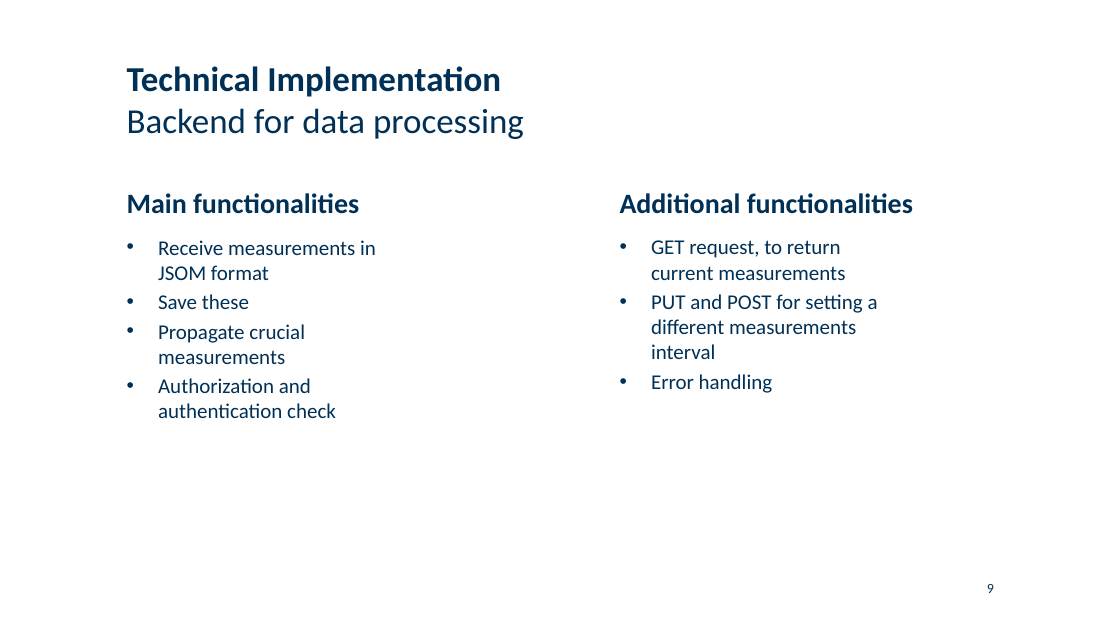
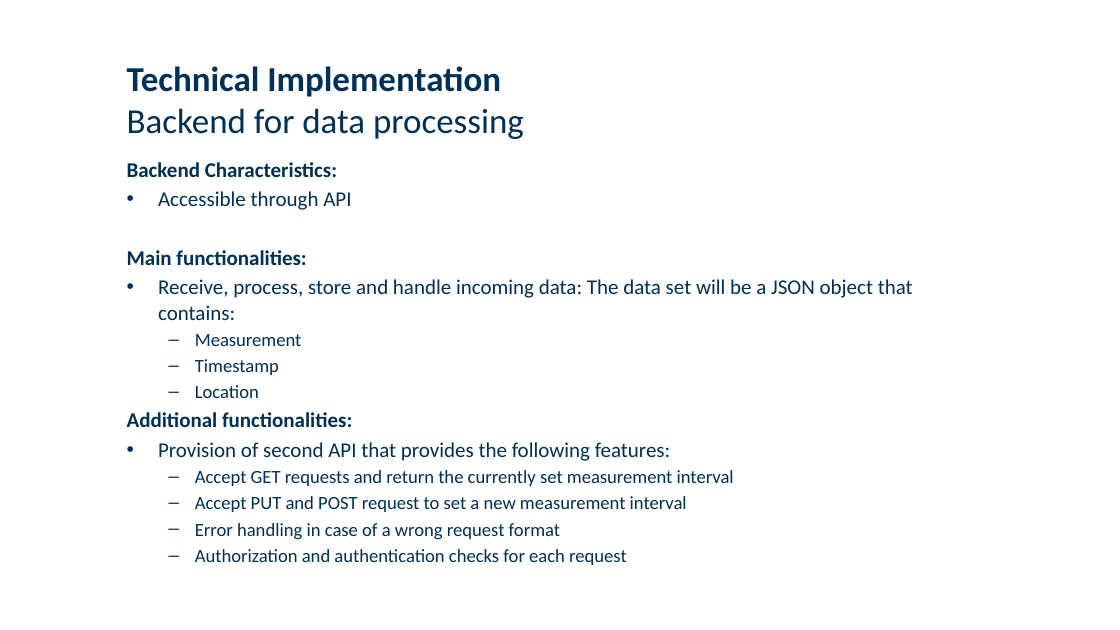
Before and after one commit to florian531996/PervasiveComputingAirAnalysisSensor, a slide deck: slide 9 of presentation/PervasiveAirQauality.pptx. Drawn at 1120x630 pixels with LibreOffice and Linux fonts; fonts in the diff are those of the drawing; background and template pictures are left out. Boxes give left, top, right and bottom in pixels: in the first picture for what was removed or moved away, otherwise in the second. Text is boxed around its words. In the diff, an @@ line names an element or a change of style, - is before the commit and + after.

```diff
--- a/presentation/PervasiveAirQauality.pptx
+++ b/presentation/PervasiveAirQauality.pptx
@@ text added at box(127, 162, 913, 565), 16 pt, text #003056 @@
+Backend Characteristics:
+• Accessible through API
+Main functionalities:
+• Receive, process, store and handle incoming data: The data set will be a JSON object that contains:
+  – Measurement
+  – Timestamp
+  – Location
+Additional functionalities:
+• Provision of second API that provides the following features:
+  – Accept GET requests and return the currently set measurement interval
+  – Accept PUT and POST request to set a new measurement interval
+  – Error handling in case of a wrong request format
+  – Authorization and authentication checks for each request
@@ text removed at box(127, 193, 359, 214) @@
-Main functionalities
@@ text removed at box(620, 193, 913, 214) @@
-Additional functionalities
@@ text removed at box(158, 240, 376, 418) @@
-• Receive measurements in JSOM format
-• Save these
-• Propagate crucial measurements
-• Authorization and authentication check
@@ text removed at box(651, 240, 878, 393) @@
-• GET request, to return current measurements
-• PUT and POST for setting a different measurements interval
-• Error handling
@@ page number removed at box(987, 584, 994, 593) @@
-9
```
Also in this commit, not shown: 3 other slides changed, 2 slides added, 1 slide removed.
